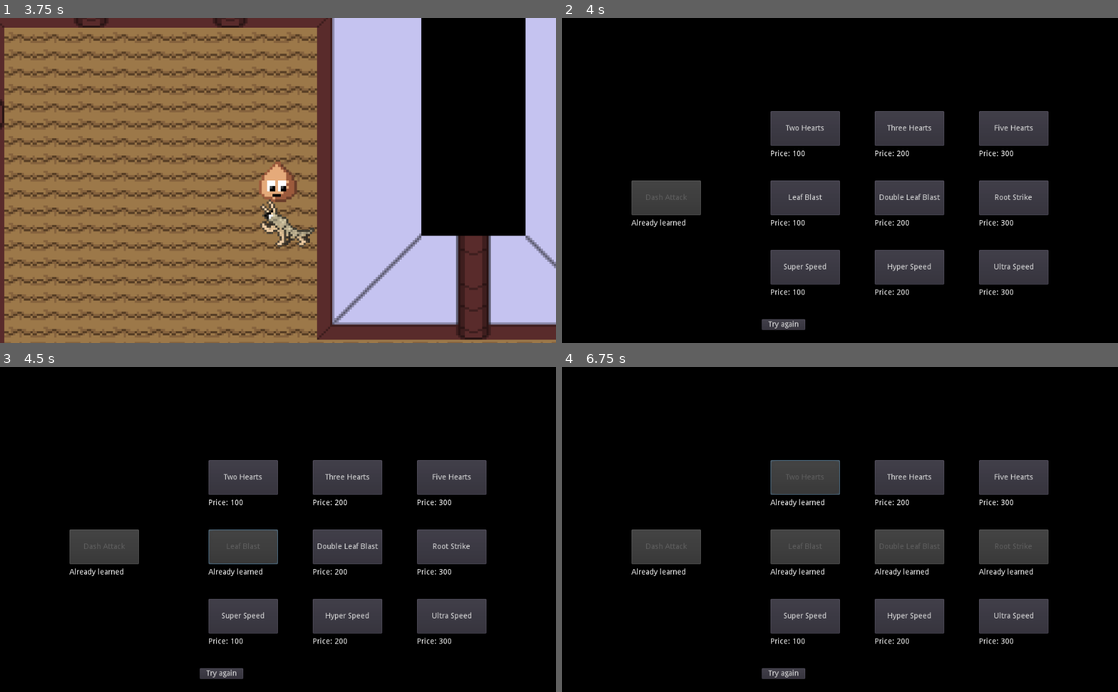
Above: before the commit, frames 1-4 (two rows, left to right).
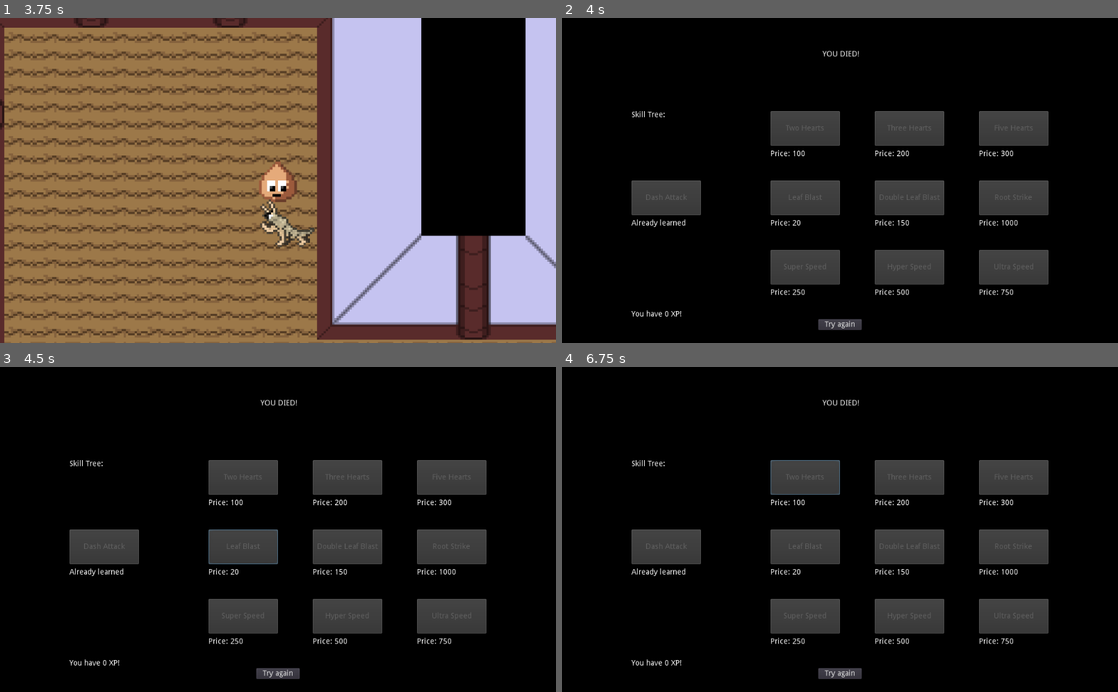
Above: after the commit, the same moments.

Repository: NicoheroesDX/growup
Game: Godot game, scene res://src/Main.tscn
Two runs of this game, one before a commit and one after it. Both use one fixed random seed, a clock stepped at 60 frames per second and the inputs below.
Inputs (mouse positions are in pixels of both pictures, inside the frame that each line leads up to):
- Up to frame 1 (3.75 s): hold D (growup_right) 0.53-1.28 s; hold S (growup_down) 1.28-2.03 s; hold D (growup_right) 2.03-2.78 s; hold Ctrl (growup_dash) 2.78-3.53 s; hold A (growup_left) from 3.53 s (still down)
- Up to frame 2 (4 s): keep holding A (growup_left)
- Up to frame 3 (4.5 s): release A (growup_left) at 4.25 s; click (244, 545) at 4.25 s, where only the run before the commit has a clickable "Leaf Blast"
- Up to frame 4 (6.75 s): click (906, 545) at 5 s, where only the run before the commit has a clickable "Double Leaf Blast"; click (1012, 545) at 5.75 s, where only the run before the commit has a clickable "Root Strike"; click (806, 477) at 6.5 s, where only the run before the commit has a clickable "Two Hearts"

Frame 1 is identical in both runs. In frame 2, 1.4% of the frame differs, in the area x 12-85%, y 10-96%; in frame 3, 1.4%; in frame 4, 1.5%.

Commit message:
Added skill tree

Diff:
--- a/src/transitions/GameOver.gd
+++ b/src/transitions/GameOver.gd
@@ -5,15 +5,17 @@
 const MOVE = PlayerVariables.MOVE
 
 const priceAbilityDash = 0
-const priceAbilityLeaf1 = 100
-const priceAbilityLeaf2 = 200
-const priceAbilityRoot = 300
+const priceAbilityLeaf1 = 20
+const priceAbilityLeaf2 = 150
+const priceAbilityRoot = 1000
 const priceAbilityHeart1 = 100
 const priceAbilityHeart2 = 200
 const priceAbilityHeart3 = 300
-const priceAbilitySpeed1 = 100
-const priceAbilitySpeed2 = 200
-const priceAbilitySpeed3 = 300
+const priceAbilitySpeed1 = 250
+const priceAbilitySpeed2 = 500
+const priceAbilitySpeed3 = 750
+
+onready var xpLabel = get_node("XPLabel")
 
 onready var buttonAbilityDash = get_node("AbilityDash")
 onready var buttonAbilityLeaf1 = get_node("AbilityLeaf1")
@@ -50,6 +52,29 @@
 	labelSpeed1.text = "Price: " + str(priceAbilitySpeed1)
 	labelSpeed2.text = "Price: " + str(priceAbilitySpeed2)
 	labelSpeed3.text = "Price: " + str(priceAbilitySpeed3)
+
+	xpLabel.text = "You have " + str(PlayerVariables.experience) + " XP!"
+
+	if PlayerVariables.experience < priceAbilityDash:
+		buttonAbilityDash.disabled = true;
+	if PlayerVariables.experience < priceAbilityLeaf1:
+		buttonAbilityLeaf1.disabled = true;
+	if PlayerVariables.experience < priceAbilityLeaf2:
+		buttonAbilityLeaf2.disabled = true;
+	if PlayerVariables.experience < priceAbilityRoot:
+		buttonAbilityRoot.disabled = true;
+	if PlayerVariables.experience < priceAbilityHeart1:
+		buttonAbilityHeart1.disabled = true;
+	if PlayerVariables.experience < priceAbilityHeart2:
+		buttonAbilityHeart2.disabled = true;
+	if PlayerVariables.experience < priceAbilityHeart3:
+		buttonAbilityHeart3.disabled = true;
+	if PlayerVariables.experience < priceAbilitySpeed1:
+		buttonAbilitySpeed1.disabled = true;
+	if PlayerVariables.experience < priceAbilitySpeed2:
+		buttonAbilitySpeed2.disabled = true;
+	if PlayerVariables.experience < priceAbilitySpeed3:
+		buttonAbilitySpeed3.disabled = true;
 
 	if PlayerVariables.learnedMoves.has(MOVE.DASH_MOVE):
 		labelDash.text = "Already learned"
@@ -95,58 +120,68 @@
 	if !PlayerVariables.learnedMoves.has(MOVE.DASH_MOVE):
 		PlayerVariables.learnMove(MOVE.DASH_MOVE)
 		buttonAbilityDash.disabled = true;
+		PlayerVariables.experience -= priceAbilityDash
 	refresh_screen()
 
 func _on_AbilityLeaf1_pressed():
 	if !PlayerVariables.learnedMoves.has(MOVE.LEAF_BLAST):
 		PlayerVariables.learnMove(MOVE.LEAF_BLAST)
 		buttonAbilityLeaf1.disabled = true;
+		PlayerVariables.experience -= priceAbilityLeaf1
 	refresh_screen()
 
 func _on_AbilityLeaf2_pressed():
 	if !PlayerVariables.learnedMoves.has(MOVE.DOUBLE_LEAF_BLAST):
 		PlayerVariables.learnMove(MOVE.DOUBLE_LEAF_BLAST)
 		buttonAbilityLeaf2.disabled = true;
+		PlayerVariables.experience -= priceAbilityLeaf2
 	refresh_screen()
 
 func _on_AbilityRoot_pressed():
 	if !PlayerVariables.learnedMoves.has(MOVE.ROOT_SLASH):
 		PlayerVariables.learnMove(MOVE.ROOT_SLASH)
 		buttonAbilityRoot.disabled = true;
+		PlayerVariables.experience -= priceAbilityRoot
 	refresh_screen()
 
 func _on_AbilityHeart1_pressed():
 	if !PlayerVariables.learnedMoves.has(MOVE.TWO_LIFE):
 		PlayerVariables.learnMove(MOVE.TWO_LIFE)
 		buttonAbilityHeart1.disabled = true;
+		PlayerVariables.experience -= priceAbilityHeart1
 	refresh_screen()
 
 func _on_AbilityHeart2_pressed():
 	if !PlayerVariables.learnedMoves.has(MOVE.THREE_LIFE):
 		PlayerVariables.learnMove(MOVE.THREE_LIFE)
 		buttonAbilityHeart2.disabled = true;
+		PlayerVariables.experience -= priceAbilityHeart2
 	refresh_screen()
 
 func _on_AbilityHeart3_pressed():
 	if !PlayerVariables.learnedMoves.has(MOVE.FIVE_LIFE):
 		PlayerVariables.learnMove(MOVE.FIVE_LIFE)
 		buttonAbilityHeart3.disabled = true;
+		PlayerVariables.experience -= priceAbilityHeart3
 	refresh_screen()
 
 func _on_AbilitySpeed1_pressed():
 	if !PlayerVariables.learnedMoves.has(MOVE.SPEED_TWO):
 		PlayerVariables.learnMove(MOVE.SPEED_TWO)
 		buttonAbilitySpeed1.disabled = true;
+		PlayerVariables.experience -= priceAbilitySpeed1
 	refresh_screen()
 
 func _on_AbilitySpeed2_pressed():
 	if !PlayerVariables.learnedMoves.has(MOVE.SPEED_FOUR):
 		PlayerVariables.learnMove(MOVE.SPEED_FOUR)
 		buttonAbilitySpeed2.disabled = true;
+		PlayerVariables.experience -= priceAbilitySpeed2
 	refresh_screen()
 
 func _on_AbilitySpeed3_pressed():
 	if !PlayerVariables.learnedMoves.has(MOVE.SPEED_SIX):
 		PlayerVariables.learnMove(MOVE.SPEED_SIX)
 		buttonAbilitySpeed3.disabled = true;
+		PlayerVariables.experience -= priceAbilitySpeed3
 	refresh_screen()
--- a/src/transitions/GameOver.tscn
+++ b/src/transitions/GameOver.tscn
@@ -30,9 +30,9 @@
 anchor_top = 0.5
 anchor_right = 0.5
 anchor_bottom = 0.5
-margin_left = -144.0
+margin_left = -40.0
 margin_top = 256.0
-margin_right = -64.0
+margin_right = 40.0
 margin_bottom = 276.0
 text = "Try again"
 
@@ -152,6 +152,26 @@
 margin_right = 128.0
 margin_bottom = 86.0
 
+[node name="Label" type="Label" parent="."]
+margin_left = -32.0
+margin_top = -240.0
+margin_right = 36.0
+margin_bottom = -226.0
+text = "YOU DIED!"
+
+[node name="Label2" type="Label" parent="."]
+margin_left = -384.0
+margin_top = -128.0
+margin_right = -316.0
+margin_bottom = -114.0
+text = "Skill Tree:"
+
+[node name="XPLabel" type="Label" parent="."]
+margin_left = -384.0
+margin_top = 240.0
+margin_right = -192.0
+margin_bottom = 254.0
+
 [connection signal="pressed" from="NextLevelButton" to="." method="_on_NextLevelButton_pressed"]
 [connection signal="pressed" from="AbilityDash" to="." method="_on_AbilityDash_pressed"]
 [connection signal="pressed" from="AbilityLeaf1" to="." method="_on_AbilityLeaf1_pressed"]
